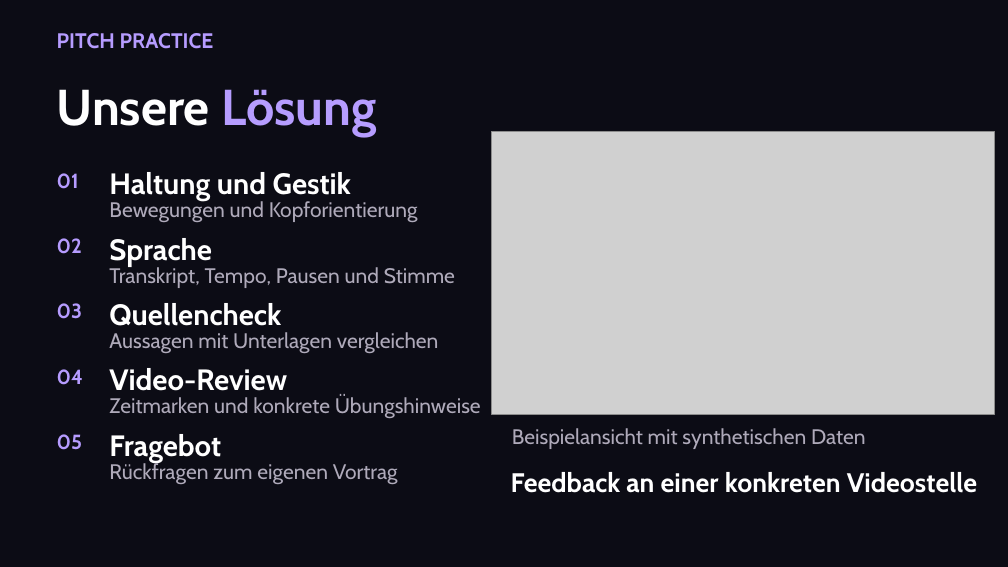
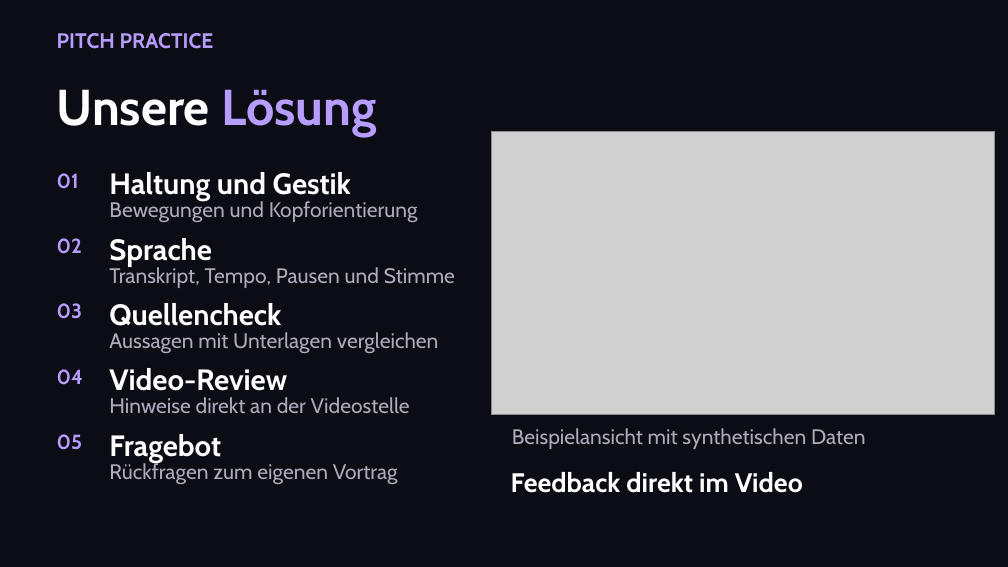
Before and after one commit to johannes3502/hackathon-fulda, a slide deck: slide 2 of presentation.pptx. Drawn at 1008x567 pixels with LibreOffice and Linux fonts; fonts in the diff are those of the drawing; grey boxes stand for pictures. Boxes give left, top, right and bottom in pixels: in the first picture for what was removed or moved away, otherwise in the second. Text is boxed around its words. In the diff, an @@ line names an element or a change of style, - is before the commit and + after.

```diff
--- a/presentation.pptx
+++ b/presentation.pptx
@@ text at (x1=109, y1=397, x2=410, y2=413): text changed @@
-Zeitmarken und konkrete Übungshinweise
+Hinweise direkt an der Videostelle
@@ text at (x1=511, y1=472, x2=803, y2=493): text changed @@
-Feedback an einer konkreten Videostelle
+Feedback direkt im Video
```
Also in this commit, not shown: 2 other slides changed, 1 slide added, 1 slide removed.
